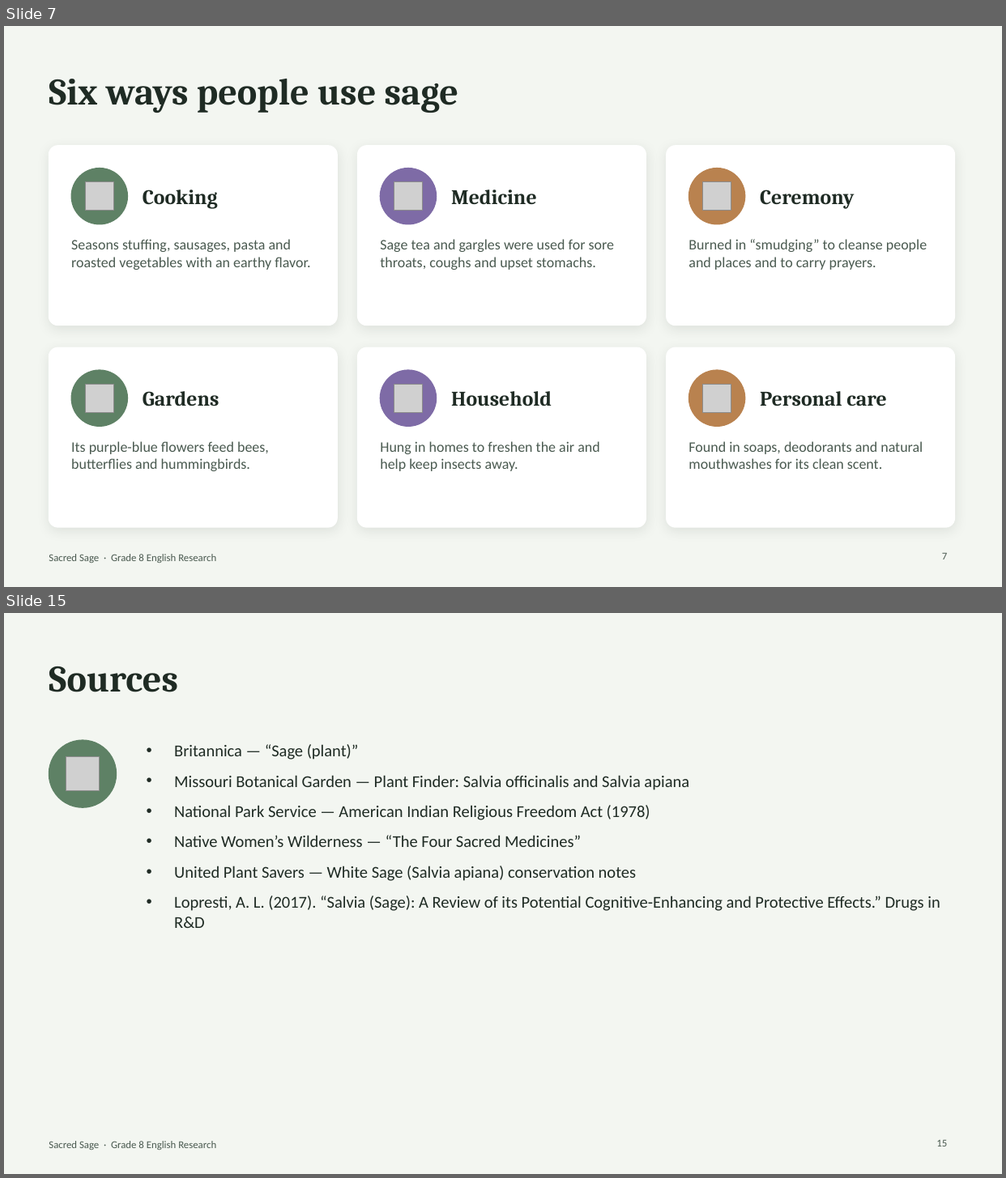
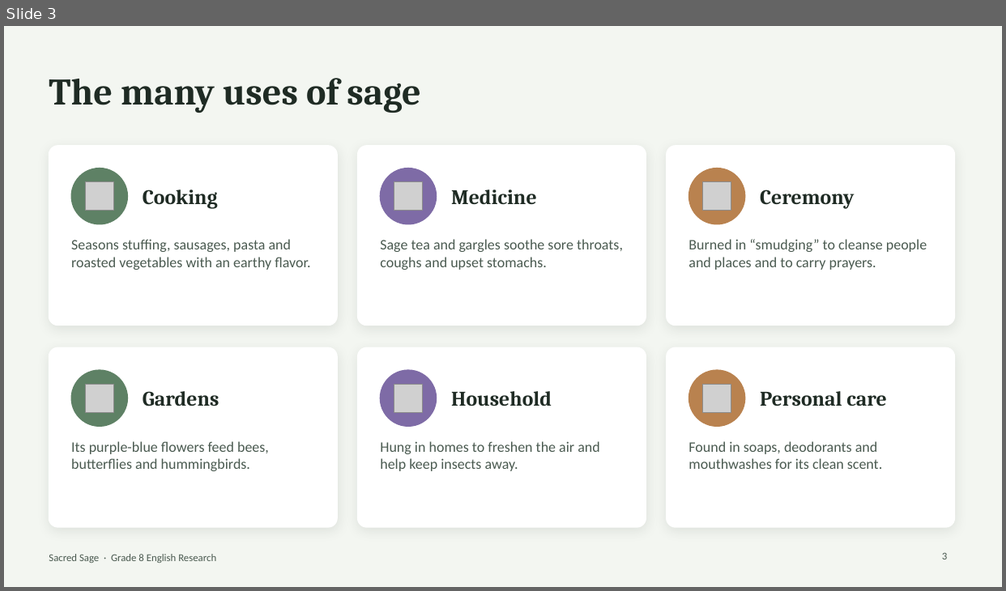
Before and after one commit to badri721Aa/HI, a slide deck: sage-presentation/Sage_Research_Abdullah_Masoud_Karim_Ahmed_Hachicho.pptx. Shown one above the other, each under a label of ours: slides 7 and 15 before the commit, slide 3 after it; the slides between them are not shown. The pictures are 1006x1178 and 1006x591 pixels, drawn with LibreOffice and Linux fonts; fonts in the diff are those of the drawing; grey boxes stand for pictures. Boxes give left, top, right and bottom in pixels: in the first picture for what was removed or moved away, otherwise in the second. Text is boxed around its words. In the diff, an @@ line names an element or a change of style, - is before the commit and + after.

```diff
--- a/sage-presentation/Sage_Research_Abdullah_Masoud_Karim_Ahmed_Hachicho.pptx
+++ b/sage-presentation/Sage_Research_Abdullah_Masoud_Karim_Ahmed_Hachicho.pptx
@@ slide 15 removed at (4, 613, 1002, 1174), background #F3F6F1; not listed: 1 template element that a slide beside it also shows @@
@@ title removed at (49, 666, 178, 692) @@
-Sources
@@ ellipse removed at (49, 740, 117, 807) @@
@@ picture removed at (66, 757, 99, 791) @@
@@ text removed at (174, 744, 940, 928) @@
-• Britannica — “Sage (plant)”
-• Missouri Botanical Garden — Plant Finder: Salvia officinalis and Salvia apiana
-• National Park Service — American Indian Religious Freedom Act (1978)
-• Native Women’s Wilderness — “The Four Sacred Medicines”
-• United Plant Savers — White Sage (Salvia apiana) conservation notes
-• Lopresti, A. L. (2017). “Salvia (Sage): A Review of its Potential Cognitive-Enhancing and Protective Effects.” Drugs in R&D
@@ page number removed at (936, 1140, 947, 1147) @@
-15
@@ what was slide 7 is now slide 3 @@
@@ slide 3 changed as well @@
@@ title at (49, 78, 420, 113): text changed @@
-Six ways people use sage
+The many uses of sage
@@ text at (380, 239, 623, 270): text changed @@
-Sage tea and gargles were used for sore throats, coughs and upset stomachs.
+Sage tea and gargles soothe sore throats, coughs and upset stomachs.
@@ text at (688, 442, 882, 469): text changed @@
-Found in soaps, deodorants and natural mouthwashes for its clean scent.
+Found in soaps, deodorants and mouthwashes for its clean scent.
@@ page number at (942, 552, 947, 560): text changed @@
-7
+3
```
Also in this commit, not shown: 1 other slide changed, 1 slide added, 11 other slides removed.
